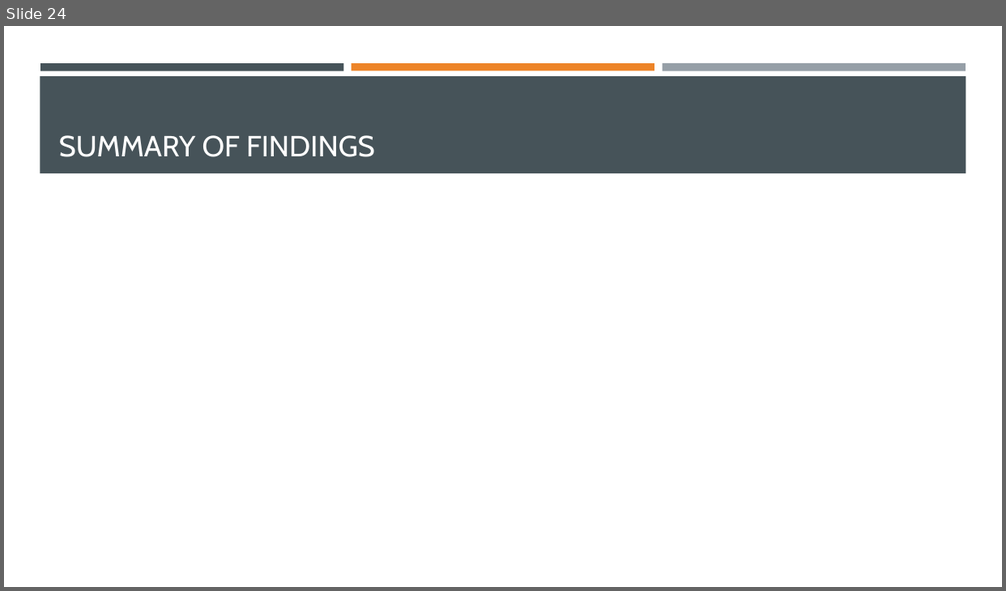
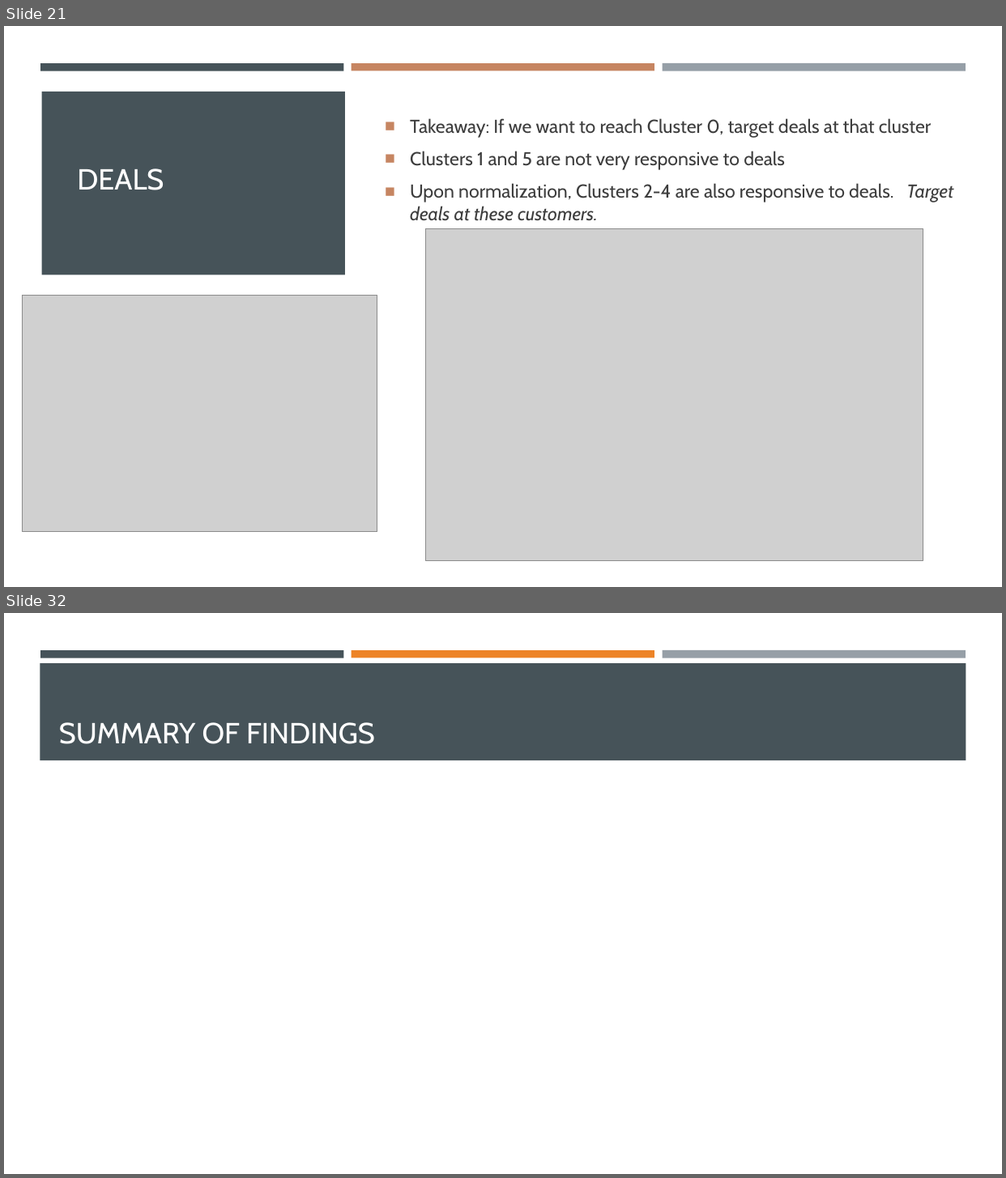
Before and after one commit to dapopov-st/store-customer-segmentation, a slide deck: Customer-Segmentation-Presentation.pptx. Shown one above the other, each under a label of ours: slide 24 before the commit, slides 21 and 32 after it; the slides between them are not shown. The pictures are 1006x591 and 1006x1178 pixels, drawn with LibreOffice and Linux fonts; fonts in the diff are those of the drawing; grey boxes stand for pictures. Boxes give left, top, right and bottom in pixels: in the first picture for what was removed or moved away, otherwise in the second. Text is boxed around its words. In the diff, an @@ line names an element or a change of style, - is before the commit and + after.

```diff
--- a/Customer-Segmentation-Presentation.pptx
+++ b/Customer-Segmentation-Presentation.pptx
@@ slide 21 added at (4,26,1002,587), background #FFFFFF @@
@@ rectangle added at (4,71,1002,587), fill #FFFFFF @@
@@ rectangle added at (40,63,344,71), fill #465359 @@
@@ rectangle added at (351,63,654,71), fill #C68561 @@
@@ rectangle added at (662,63,965,71), fill #969FA7 @@
@@ rectangle added at (41,92,345,275), fill #465359 @@
@@ text added at (410,118,953,221), 18 pt, text #3D3D3D @@
+■ Takeaway: If we want to reach Cluster 0, target deals at that cluster
+■ Clusters 1 and 5 are not very responsive to deals
+■ Upon normalization, Clusters 2-4 are also responsive to deals. Target deals at these customers.
@@ title added at (77,169,164,190), 28 pt, text #FFFFFF @@
+DEALS
@@ picture added at (425,228,923,561) @@
@@ picture added at (23,296,377,533) @@
@@ what was slide 24 is now slide 32 @@
```
Also in this commit, not shown: 19 other slides added, 10 slides removed, 2 other files.
